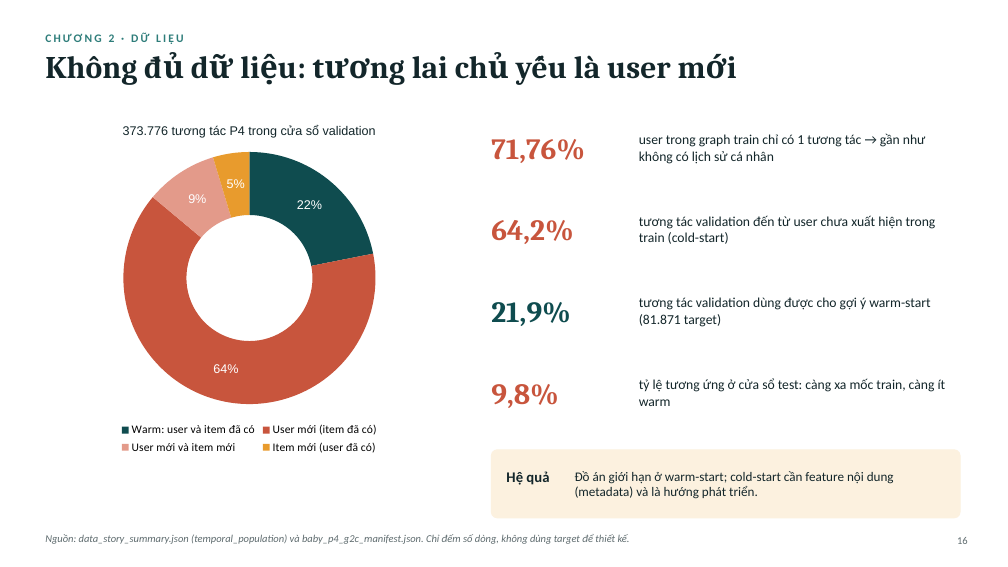
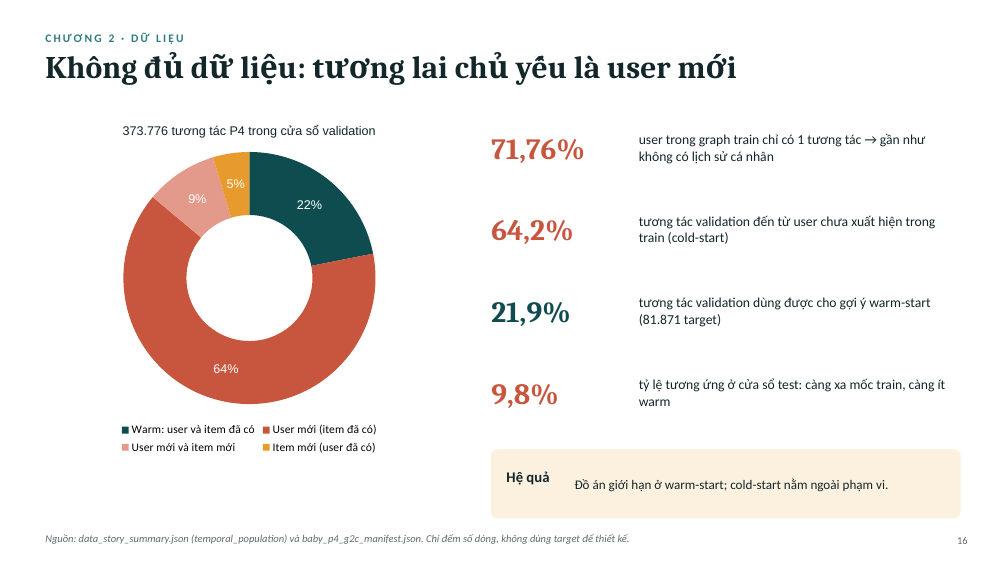
Before and after one commit to vanxuanty95/Ratruong, a slide deck: slide 16 of Do An/05_slides/THESIS_vn.pptx. Drawn at 1008x567 pixels with LibreOffice and Linux fonts; fonts in the diff are those of the drawing. Boxes give left, top, right and bottom in pixels: in the first picture for what was removed or moved away, otherwise in the second. Text is boxed around its words. In the diff, an @@ line names an element or a change of style, - is before the commit and + after.

```diff
--- a/Do An/05_slides/THESIS_vn.pptx
+++ b/Do An/05_slides/THESIS_vn.pptx
@@ text at (575,478,888,492): text changed @@
-Đồ án giới hạn ở warm-start; cold-start cần feature nội dung (metadata) và là hướng phát triển.
+Đồ án giới hạn ở warm-start; cold-start nằm ngoài phạm vi.
```
Also in this commit, not shown: 28 other slides changed, 6 slides added, 13 other files.
